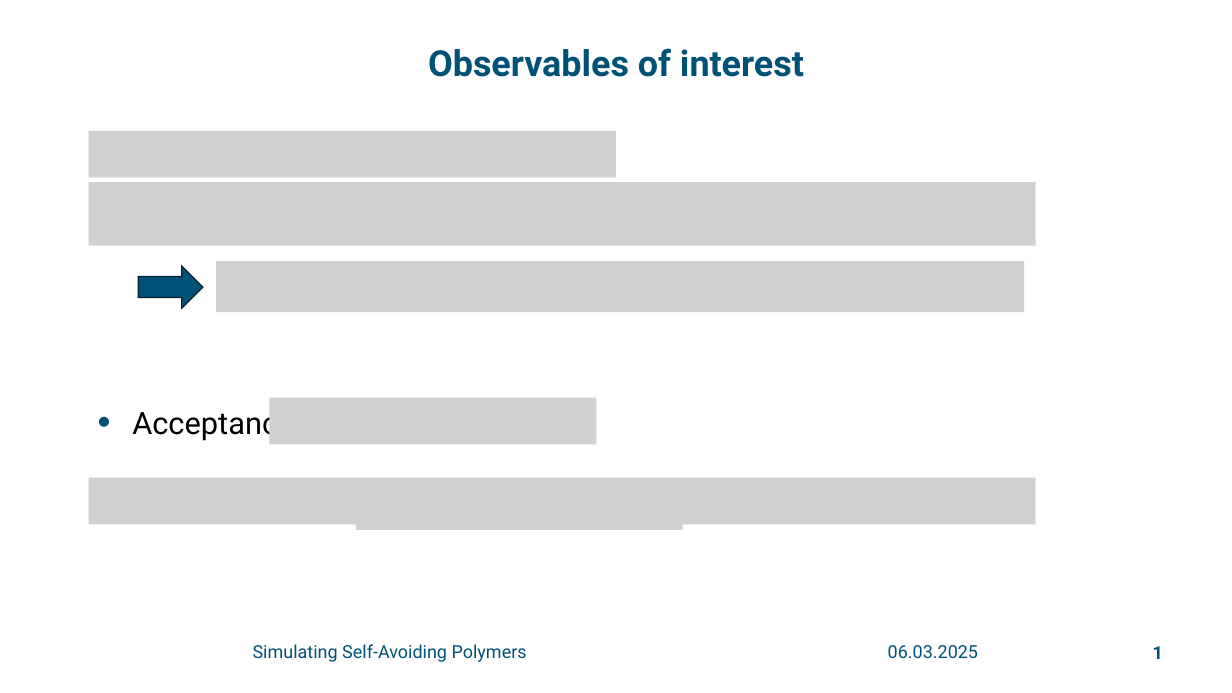
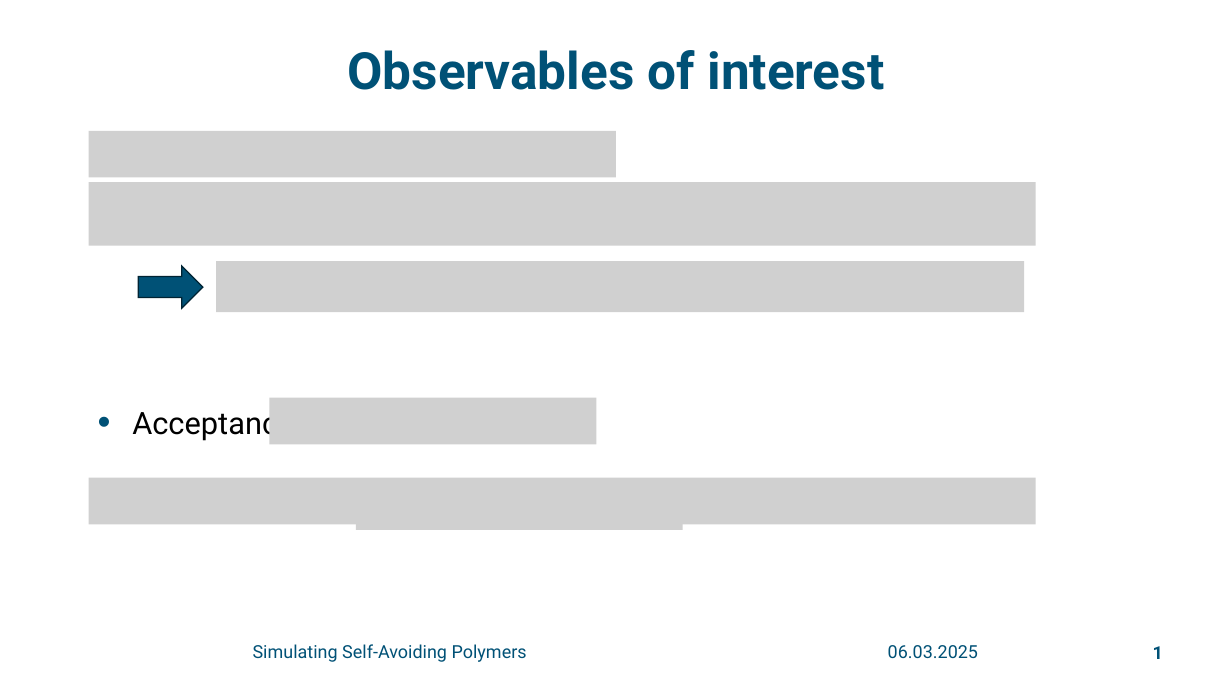
Before and after one commit to mandus24/ComputationalPhysics, a slide deck: slide 4 of polymer/polymer_powerpoint.pptx (slide 3 before the commit). Drawn at 1232x693 pixels with LibreOffice and Linux fonts; fonts in the diff are those of the drawing; grey boxes stand for pictures; background and template pictures are left out. Boxes give left, top, right and bottom in pixels: in the first picture for what was removed or moved away, otherwise in the second. Text is boxed around its words. In the diff, an @@ line names an element or a change of style, - is before the commit and + after.

```diff
--- a/polymer/polymer_powerpoint.pptx
+++ b/polymer/polymer_powerpoint.pptx
@@ title "Observables of interest" at <box>347,50,884,90</box>: size 28 to 40 pt @@
```
Also in this commit, not shown: 4 other slides changed, 7 slides added.
